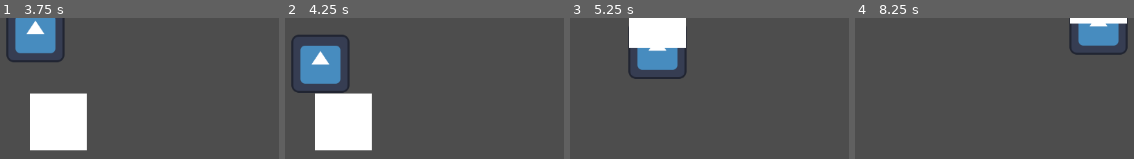
Above: before the commit, frames 1-4 (left to right).
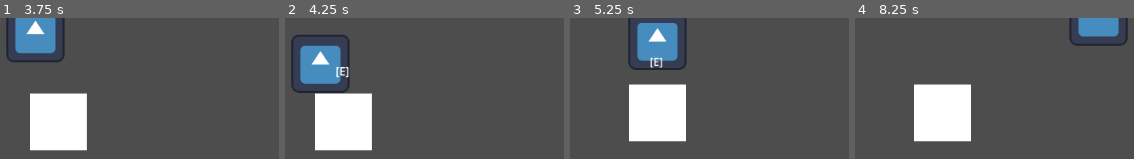
Above: after the commit, the same moments.

Repository: madsonmms/item-module
Game: Godot game, scene res://playground.tscn
Two runs of this game, one before a commit and one after it. Both use one fixed random seed, a clock stepped at 60 frames per second and the inputs below. The engine's default icon, where the game draws it, is replaced by a stand-in: a white triangle on a blue panel in a dark square.
Inputs:
- Up to frame 1 (3.75 s): tap Enter at 0.5 s; hold E (interact) 0.53-1.28 s; hold Up (up) 0.53-2.03 s; tap E (interact) at 1.35, 2.85 s; hold E (interact) 2.03-2.78 s; hold Left (left) 2.03-3.53 s; hold Down (down) from 3.53 s (still down); hold E (interact) from 3.53 s (still down)
- Up to frame 2 (4.25 s): keep holding Down (down); keep holding E (interact); tap Escape (ui_cancel) at 4.15 s
- Up to frame 3 (5.25 s): release Down (down) at 4.28 s; release E (interact) at 4.28 s; hold Right (right) 4.28-5.03 s; tap E (interact) at 4.35 s; hold Up (up) from 5.03 s (still down); hold E (interact) from 5.03 s (still down)
- Up to frame 4 (8.25 s): release Up (up) at 5.78 s; release E (interact) at 5.78 s; hold Right (right) 5.78-8.03 s; tap E (interact) at 5.85, 7.35 s; hold E (interact) 6.53-7.28 s; hold Down (down) from 8.03 s (still down); hold E (interact) from 8.03 s (still down)

Frame 1 is identical in both runs. In frame 2, 0.2% of the frame differs, in the area x 18-23%, y 34-43%; in frame 3, 14%, in the area x 20-42%, y 0-88%; in frame 4, 11%.
Error before the commit: Cannot call method 'get_parent' on a null value. (res://interact_component.gd:95)

Commit message:
Collision on drop and label fixed

Diff:
--- a/Caixa.tscn
+++ b/Caixa.tscn
@@ -30,7 +30,6 @@
 
 [node name="ItemInteraction" parent="." node_paths=PackedStringArray("interaction_label") instance=ExtResource("2_xxku7")]
 collision_layer = 4
-monitoring = false
 interaction_label = NodePath("Label")
 
 [node name="CollisionShape2D" type="CollisionShape2D" parent="ItemInteraction"]
--- a/caixa.gd
+++ b/caixa.gd
@@ -1,7 +1,6 @@
 extends Item
 
 func _ready() -> void:
-
 	pass
 
 func get_item_type() -> ItemType:
--- a/interact_component.gd
+++ b/interact_component.gd
@@ -4,7 +4,7 @@
 #Sinais para uso futuro para animações, sons, etc...
 signal item_interaction(item: Item)
 signal item_carring(actor: CharacterBody2D)
-#signal item_dropped(item: ItemInteraction)
+signal item_dropped(item: ItemInteraction)
 #signal item_found(item: ItemInteraction)
 #signal item_lost(item: ItemInteraction)
 
@@ -76,13 +76,12 @@
 
 	item.collision.disabled = true
 
+	carried_item = item
+
 	item_carring.emit(actor)
 
 	return true
 
-#func _update_carried_item_position() -> void:
-	#if carried_item:
-		#carried_item.global_position = carry_point.global_position
 
 func drop_item() -> bool:
 
@@ -92,7 +91,8 @@
 
 	actor = get_parent()
 
-	print_debug(carried_item.get_parent())
+	print_debug(actor.interact_component.carry_point.get_children())
+	print_debug(carried_item)
 
 	actor.interact_component.carry_point.remove_child(carried_item)
 
@@ -103,7 +103,10 @@
 
 	carried_item.on_dropped()
 
-	#item_dropped.emit(carried_item)
+	carried_item.freeze = false
+	carried_item.collision.disabled = false
+
+	item_dropped.emit(carried_item)
 
 	carried_item = null
 	is_carrying = false
@@ -120,7 +123,6 @@
 func _on_item_nearby(body: Node2D) -> void:
 	var item = body.get_parent() as Item
 
-	#Checagem de item existente e interação
 	if not item or not item.item_interaction.active:
 		return
 
--- a/item_interaction.gd
+++ b/item_interaction.gd
@@ -32,7 +32,11 @@
 		interaction_label.visible = false
 
 func _on_area_entered(interaction_component: Node) -> void:
+
+	print_debug(interaction_component)
+
 	var body = interaction_component.get_parent()
+
 	if body.is_in_group("Player") and active:
 		_show_interaction_label()
 	pass
